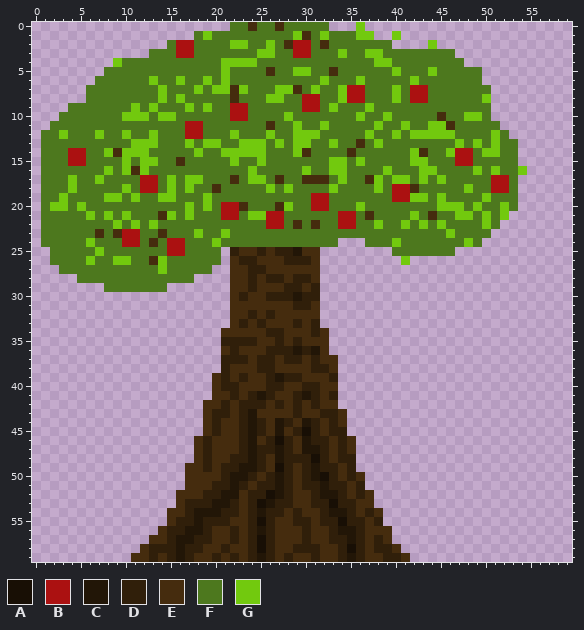
File history of a pixel-art sprite, sprites/final_wall.png. This is how it looked before the edit.
The file is 60x60 pixels. The old version is drawn lined up with the new one.
Palette (. is transparent): A #180f05  B #ab1111  C #221607  D #301f0a  E #452c0e  F #4d781e  G #72c90e
Pixels before (only the part around the change), first column x 0:
 0 ......................FFEFFEFFFFF...G.......................
 1 ..................FGFFFFFFFFFGEFGFFFGG..G...................
 2 ...............FBBFFFFGGFFGFEBBFEFFFFFFF....G...............
 3 .............FFFBBFFFFFFFGGFFBBFFFGFFGGFFFFFFFF.............
 4 .........GFFFFFFFFFFFGGGGFFFFFFFFFFFFFGGFFFFFFFF............
 5 ........FFFFFFFFFFFFFGFFFFEFFGGFFEFFFFFFGFFFGFFFFF..........
 6 .......FFFFFFGFFGFFGFGFFFFFFFFFFGFFFGFFFFFGFFFFFFF..........
 7 ......FFFFFFFFGFFFGFGGEGFFFGGEFGFFGBBFFFGFBBFFFFFFF.........
 8 ......FFFFFFFFGFGFFFFFEFFFGGFFBBFFGBBFFFGFBBFFFFFFG.........
 9 ....FFFFFFFGFGFFFGFGFFBBFFFFFFBBFGFFFGFFFFFFFFFFFFF.........
10 ...FFFFFFFGGGFGGFFFFFFBBFFFFGFFFFFFFGFFGFFFFFEFFGGF.........
11 ..FFFFFFFFFFFFFFFBBFFFFFFFEFFGFFGFFFFFGFFGFFGGEFFFFF........
12 .FFGFFFGFFGFFGFFFBBFFFGFFFGFFGGGFFFFFGFFGFGGGGGFFFFGF.......
13 .FFFFFFFFFFGGGFFFGFGGFFGGGFGFGGFFGFFEFGFFFFFFFFGFGFGFF......
14 .FFFBBFFGEGGGFFFFFGFFGGGGGFFFGEFFFFEFFFFFFGEFFGBBFGGFF......
15 .FFFBBFFFFGFGGFFEFFFFFGFFGFFFFFFFGGFGFFFFFGGFFFBBFFFFF......
16 .FFFFFFFGFGEGFFFFFFFFFFFGFFFFFGFFGGFFFFGFFFGGFFFFGFGFFG.....
17 .FFFGFFGFFFFBBFGFGGFFFEFGGFEFFEEEFGFFEGFGGFGFGFFFFFBBF......
18 .FFFGFFFFFGFBBFGFGFFEFFFFFGFGFFFFGFFFFGFBBEFFFFFGFFBBF......
19 .FFGFFFFGGFGFFGGFFFGFFFFFFFFFFFBBFFFFFFFBBGGFGFFFFGFFF......
20 .FGGFGFFFFFFFFFFFGFGFBBEFFFEGFFBBFFFGFFFFFFFFGGGFGFFGF......
21 .FFFFFGFGFGFFFEGFGFFFBBFGGBBFFFFFFBBFEFFFFGFEFFGGFGFG.......
22 .FFFFFFFFGFGFGFFFFFFFFFFFFBBFEFEFFBBFFGFFGFGFGFFFFGF........
23 .FFFFFFEFEBBFFEFFFGFFGFFFFFFFFFFFFFFFFFFFFFFFFGFFFF.........
24 .FFFFFGFFFBBFEFBBFFFGFFFFFFFFFFFFF...FFFGFFFFFFFGF..........
25 ..FFFFFGFFFFFFFBBFFFF.DEEDEDDCEE........FFFFFFF.............
26 ..FFFFGFFGGFFEGFFFFFF.EDDEEEDDDE.........G..................
27 ...FFFFFFFFFFFGFFFFF..EEDDEEEEEE............................
28 .....FFFFFFFFFFFFF....EEDEDDEDDE............................
29 ........FFFFFFF.......EEDEEEDDED............................
30 ......................EDEEDDDCDD............................
31 ......................EEEEEEEDDE............................
32 ......................EEDEDEEEEE............................
33 ......................EDEDEEEDED............................
34 .....................EEEEEDDEEEDE...........................
35 .....................DDDDEEDEDEEE...........................
After the commit:
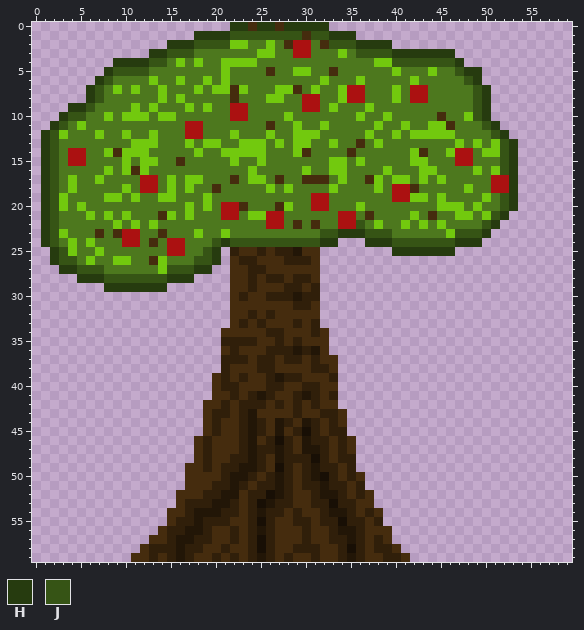
Colours new in this view: H #263b0f  J #365415
Difference:
whole drawing moved by +1,+0 (the old picture is shown already moved)
Changed rows in their new state; - is an unchanged pixel.
first column x 1:
 0 ---------------------HH-HH-HHHHH---.------------------
 1 -----------------HHHHJJJJJJJJ-JJHHH..--.--------------
 2 --------------HHHJJJJ-----------JJJHHHH----.----------
 3 ------------HHJJJ------------------JJJJHHHHHHH--------
 4 --------HHHHJJ-G-G---------------------JJJJJJJH-------
 5 -------HJJJJ----------------------------------JHH-----
 6 ------HJ---------------------------------------JH-----
 7 -----HJ-G-G-------------------------------------JH----
 8 -----HJ-----------------------------------------JH----
 9 ---HHJ------------------------------------------JH----
10 --HJJ--G----------------------------------------JH----
11 -HJ-G--------------------------------------------JH---
12 HJ------------------------------------------------JH--
13 HJ-------------------------------------------------JH-
14 HJ-------------------------------------------------JH-
15 HJ-------------------------------------------------JH-
16 HJ-------------------------------------------------JH.
17 HJ--------------------------------------------------H-
18 HJ--------------------------------------------------H-
19 HJ-------------------------------------------------JH-
20 HJ-------------------------------------------------JH-
21 HJ------------------------------------------------JH--
22 HJ---------------------------------J-------------JH---
23 HJG----------------------------JJHHHJJJ-------JJJH----
24 HJ-G---------------JHJJJJJJJJJJHH---HHHJJJJJJJHHH-----
25 -HJG--------------JH-------------------HHHHHHH--------
26 -HJJ-------------JJH--------------------.-------------
27 --HHJJJ-------JJJHH-----------------------------------
28 ----HHHJJJJJJJHHH-------------------------------------
29 -------HHHHHHH----------------------------------------
Pixel boxes of the changes (left, top, right, bottom) in both pictures:
changed: (41, 22, 527, 292)
